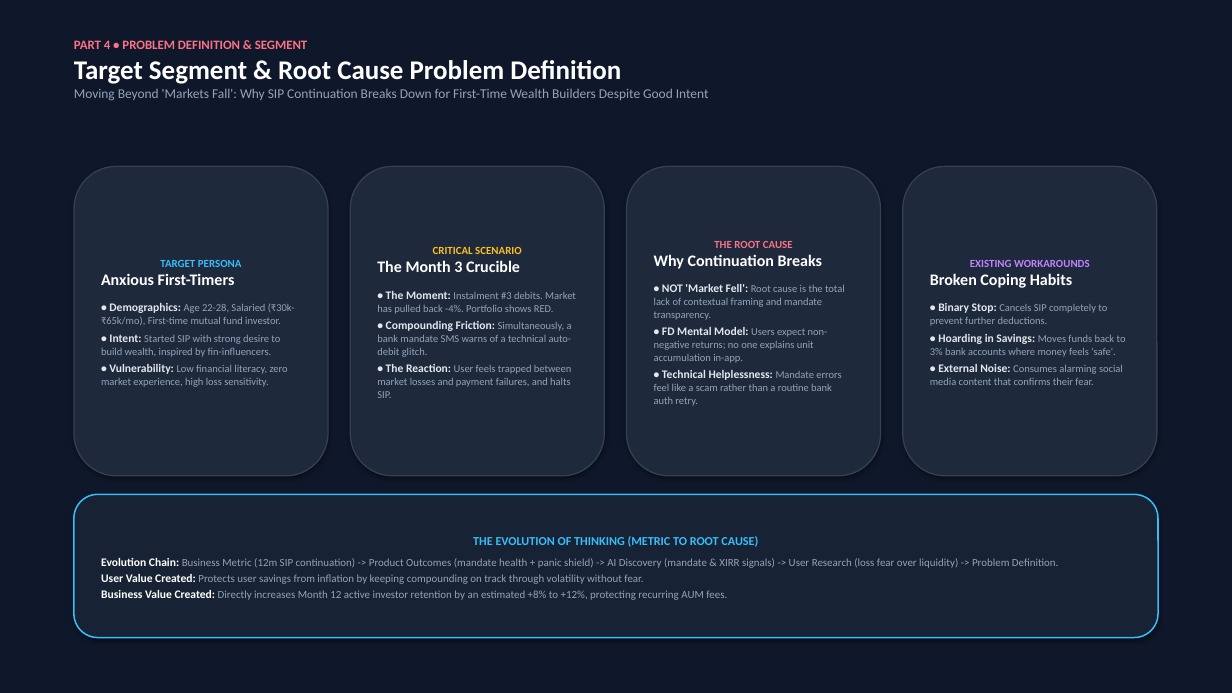
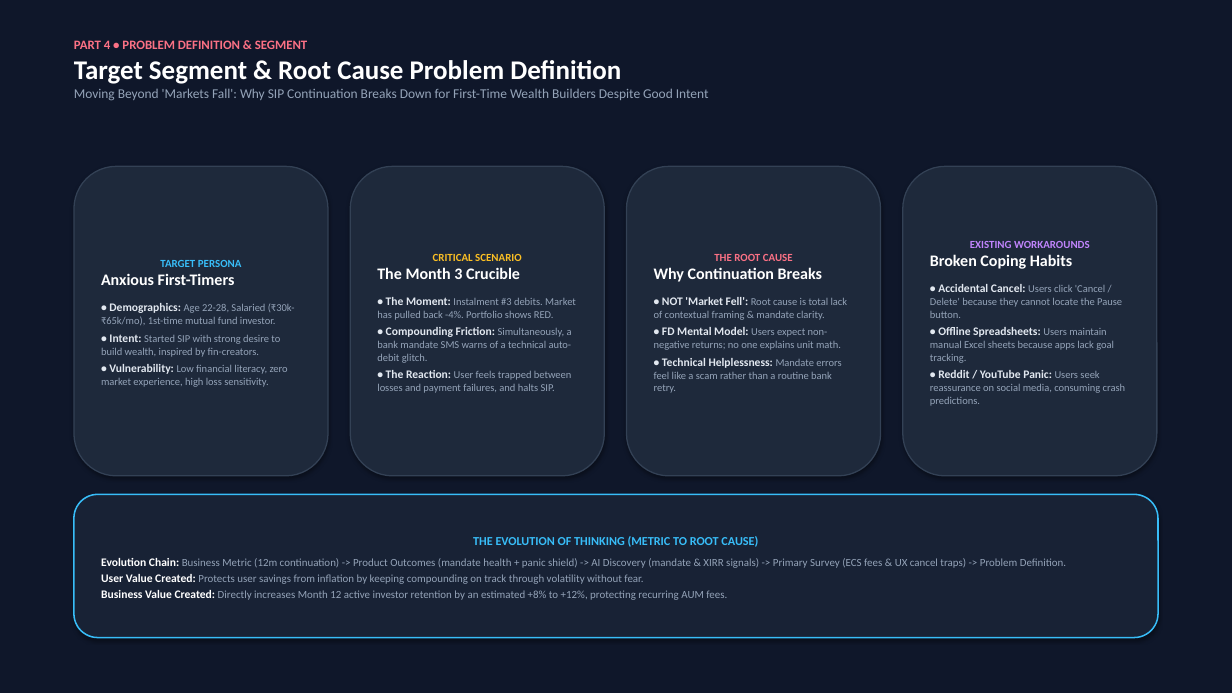
Before and after one commit to aakswetaray-crypto/indmoney-sip-discovery, a slide deck: slide 6 of indmoney_10_slide_final_deck.pptx. Drawn at 1232x693 pixels with LibreOffice and Linux fonts; fonts in the diff are those of the drawing. Boxes give left, top, right and bottom in pixels: in the first picture for what was removed or moved away, otherwise in the second. Text is boxed around its words. In the diff, an @@ line names an element or a change of style, - is before the commit and + after.

Commit message:
Incorporate real user survey data (N=7) and update 10-slide deck with empirical findings

```diff
--- a/indmoney_10_slide_final_deck.pptx
+++ b/indmoney_10_slide_final_deck.pptx
@@ text in rounded rectangle at (x1=654, y1=297, x2=848, y2=393): text changed @@
-• NOT 'Market Fell': Root cause is the total lack of contextual framing and mandate transparency.
-• FD Mental Model: Users expect non-negative returns; no one explains unit accumulation in-app.
-• Technical Helplessness: Mandate errors feel like a scam rather than a routine bank auth retry.
+• NOT 'Market Fell': Root cause is total lack of contextual framing & mandate clarity.
+• FD Mental Model: Users expect non-negative returns; no one explains unit math.
+• Technical Helplessness: Mandate errors feel like a scam rather than a routine bank retry.
@@ text in rounded rectangle at (x1=930, y1=298, x2=1125, y2=406): text changed @@
-• Binary Stop: Cancels SIP completely to prevent further deductions.
-• Hoarding in Savings: Moves funds back to 3% bank accounts where money feels 'safe'.
-• External Noise: Consumes alarming social media content that confirms their fear.
+• Accidental Cancel: Users click 'Cancel / Delete' because they cannot locate the Pause button.
+• Offline Spreadsheets: Users maintain manual Excel sheets because apps lack goal tracking.
+• Reddit / YouTube Panic: Users seek reassurance on social media, consuming crash predictions.
@@ text in rounded rectangle at (x1=101, y1=303, x2=295, y2=357): text changed @@
-• Demographics: Age 22-28, Salaried (₹30k-₹65k/mo), First-time mutual fund investor.
-• Intent: Started SIP with strong desire to build wealth, inspired by fin-influencers.
+• Demographics: Age 22-28, Salaried (₹30k-₹65k/mo), 1st-time mutual fund investor.
+• Intent: Started SIP with strong desire to build wealth, inspired by fin-creators.
@@ text in rounded rectangle at (x1=377, y1=370, x2=571, y2=393): text changed @@
-• The Reaction: User feels trapped between market losses and payment failures, and halts SIP.
+• The Reaction: User feels trapped between losses and payment failures, and halts SIP.
@@ text in rounded rectangle at (x1=101, y1=558, x2=1066, y2=568): text changed @@
-Evolution Chain: Business Metric (12m SIP continuation) -> Product Outcomes (mandate health + panic shield) -> AI Discovery (mandate & XIRR signals) -> User Research (loss fear over liquidity) -> Problem Definition.
+Evolution Chain: Business Metric (12m continuation) -> Product Outcomes (mandate health + panic shield) -> AI Discovery (mandate & XIRR signals) -> Primary Survey (ECS fees & UX cancel traps) -> Problem Definition.
```
Also in this commit, not shown: 9 other slides changed, 3 other files.
